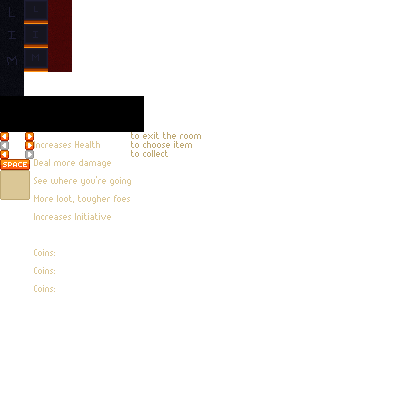
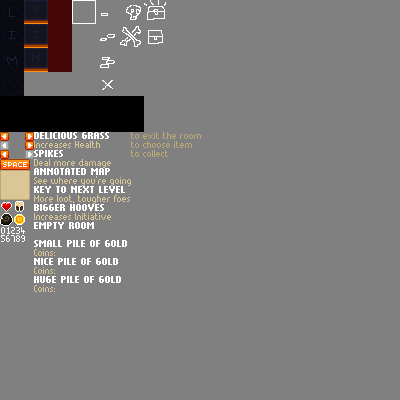
Layered file, before and after one edit (400x400). Changes by layer:
added layer "numbers" in group "ITEMS" over box(1, 227, 25, 242)
added layer "icons" in group "ITEMS" over box(0, 201, 25, 226)
showed "Layer 2" over box(0, 0, 400, 400)
